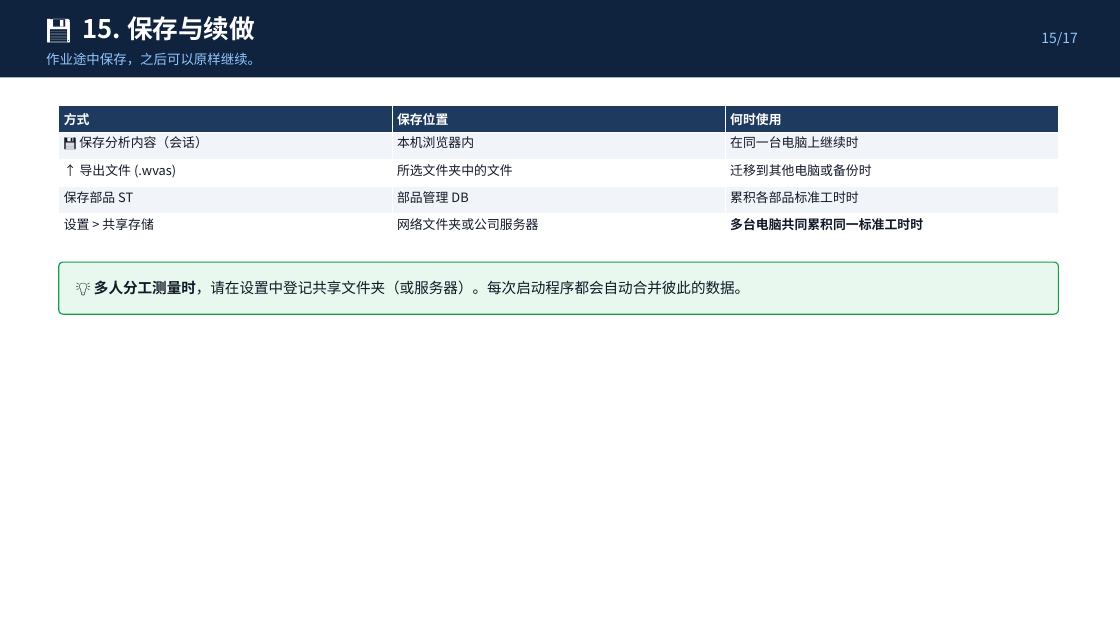
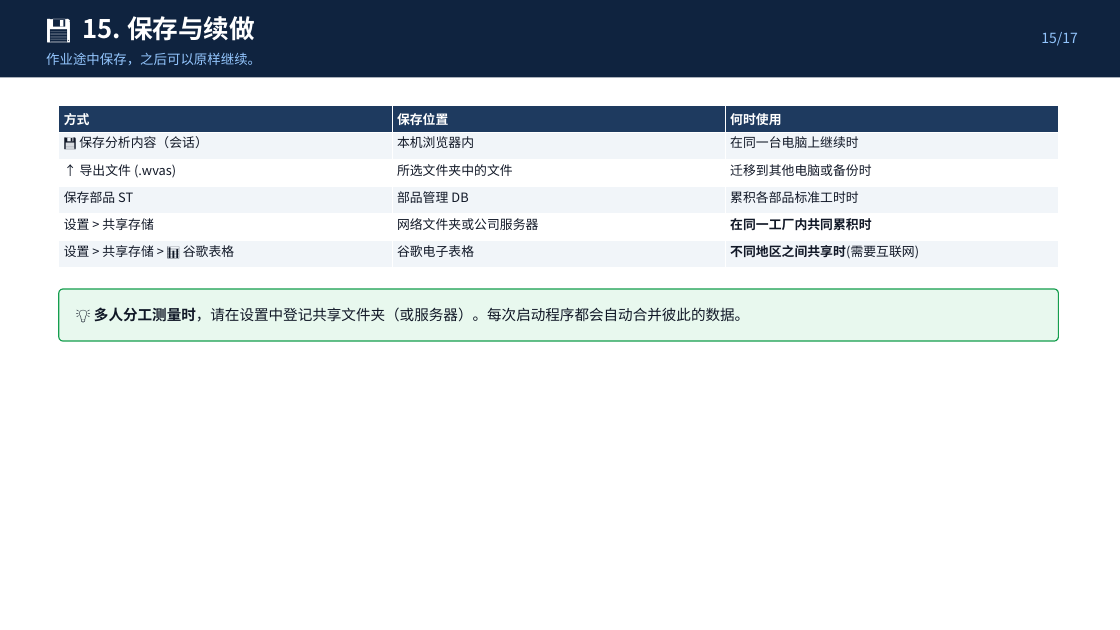
Before and after one commit to lovekhl83-stack/pie-work-analysis-cn, a slide deck: slide 31 of PIE_가이드_中文.pptx. Drawn at 1120x630 pixels with LibreOffice and Linux fonts; fonts in the diff are those of the drawing. Boxes give left, top, right and bottom in pixels: in the first picture for what was removed or moved away, otherwise in the second. Text is boxed around its words. In the diff, an @@ line names an element or a change of style, - is before the commit and + after.

```diff
--- a/PIE_가이드_中文.pptx
+++ b/PIE_가이드_中文.pptx
@@ table at box(59, 105, 1060, 268) @@
-row 5: 设置 > 共享存储 | 网络文件夹或公司服务器 | 多台电脑共同累积同一标准工时时
+row 5: 设置 > 共享存储 | 网络文件夹或公司服务器 | 在同一工厂内共同累积时
+row 6: 设置 > 共享存储 > 📊 谷歌表格 | 谷歌电子表格 | 不同地区之间共享时(需要互联网)
@@ rounded rectangle: place and size @@
-rounded rectangle at box(59, 262, 1059, 314)
+rounded rectangle at box(59, 289, 1059, 341)
@@ text "💡 多人分工测量时，请在设置中登记共享文件夹（或服务器）。每次启动程序都会自动合并彼此的数据。": place and size @@
-text "💡 多人分工测量时，请在设置中登记共享文件夹（或服务器）。每次启动程序都会自动合并彼此的数据。" at box(94, 280, 749, 295)
+text "💡 多人分工测量时，请在设置中登记共享文件夹（或服务器）。每次启动程序都会自动合并彼此的数据。" at box(94, 307, 749, 322)
```
Also in this commit, not shown: 4 other files.
